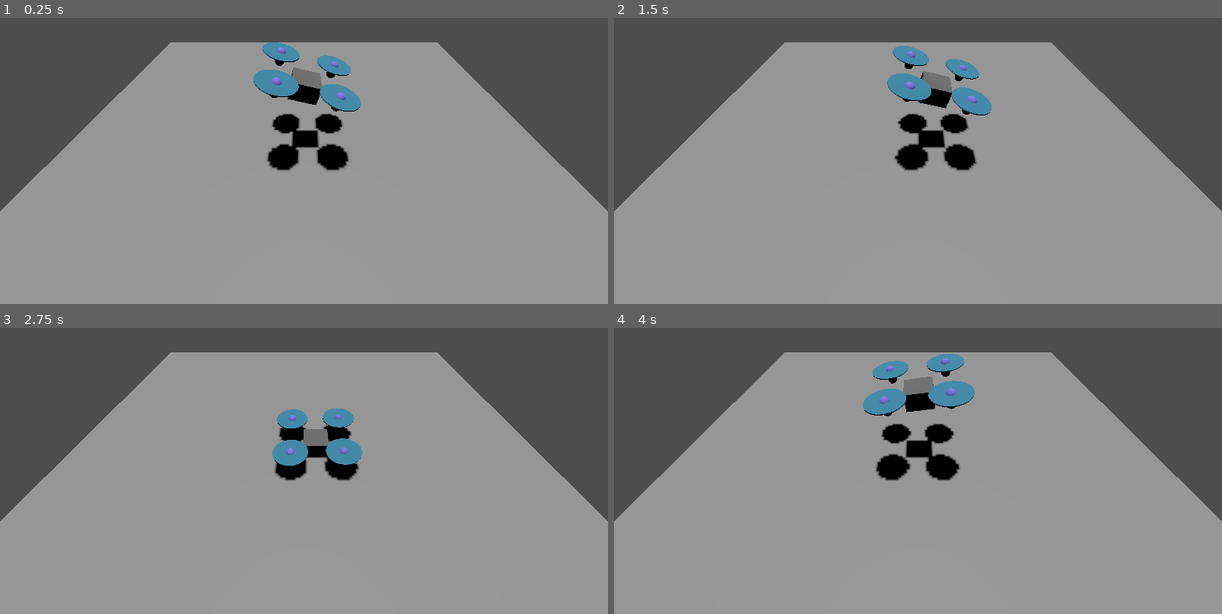
Above: before the commit, frames 1-4 (two rows, left to right).
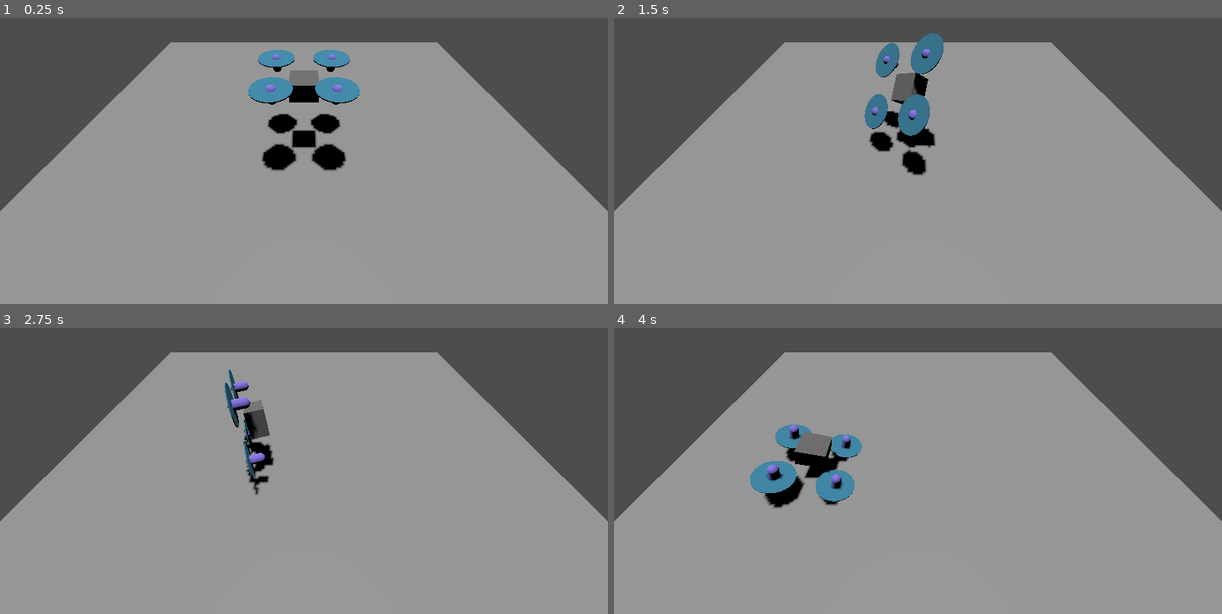
Above: after the commit, the same moments.

Repository: niqzart/godot-tiltrotor
Game: Godot game, scene res://scenes/main/main.tscn
Same seed, same stepped clock (60 frames per second), same inputs: the game is played once before the commit and once after it.
Inputs:
- Up to frame 1 (0.25 s): no input
- Up to frame 2 (1.5 s): hold Keypad 4 (right_rotor_collective_backwards) 0.53-1.28 s; tap Space (enable_pid) at 0.6, 1.35 s; hold S (left_rotor_collective_down) from 1.28 s (still down)
- Up to frame 3 (2.75 s): release S (left_rotor_collective_down) at 2.03 s; hold Keypad 4 (right_rotor_collective_backwards) from 2.03 s (still down); tap Space (enable_pid) at 2.1 s
- Up to frame 4 (4 s): release Keypad 4 (right_rotor_collective_backwards) at 2.78 s; hold W (left_rotor_collective_up) 2.78-3.53 s; tap Space (enable_pid) at 2.85, 3.6 s; hold S (left_rotor_collective_down) from 3.53 s (still down)

The runs differ from the first frame. In frame 1, 2.4% of the frame differs, in the area x 40-60%, y 8-54%; in frame 2, 5.3%; in frame 3, 4.1%; in frame 4, 7.0%, in the area x 22-60%, y 9-64%.

Commit message:
feat: full quadcopter keyboard control

Diff:
--- a/project.godot
+++ b/project.godot
@@ -87,6 +87,54 @@
 "events": [Object(InputEventKey,"resource_local_to_scene":false,"resource_name":"","device":-1,"window_id":0,"alt_press …(196 unchanged characters)…
 ]
 }
+quadcopter_front_left_increase_power={
+"deadzone": 0.2,
+"events": [Object(InputEventKey,"resource_local_to_scene":false,"resource_name":"","device":-1,"window_id":0,"alt_pressed":false,"shift_pressed":false,"ctrl_pressed":false,"meta_pressed":false,"pressed":false,"keycode":0,"physical_keycode":81,"key_label":0,"unicode":113,"location":0,"echo":false,"script":null)
+, Object(InputEventKey,"resource_local_to_scene":false,"resource_name":"","device":-1,"window_id":0,"alt_pressed":false,"shift_pressed":false,"ctrl_pressed":false,"meta_pressed":false,"pressed":false,"keycode":0,"physical_keycode":32,"key_label":0,"unicode":32,"location":0,"echo":false,"script":null)
+]
+}
+quadcopter_front_left_decrease_power={
+"deadzone": 0.2,
+"events": [Object(InputEventKey,"resource_local_to_scene":false,"resource_name":"","device":-1,"window_id":0,"alt_pressed":false,"shift_pressed":false,"ctrl_pressed":false,"meta_pressed":false,"pressed":false,"keycode":0,"physical_keycode":65,"key_label":0,"unicode":97,"location":0,"echo":false,"script":null)
+, Object(InputEventKey,"resource_local_to_scene":false,"resource_name":"","device":-1,"window_id":0,"alt_pressed":false,"shift_pressed":false,"ctrl_pressed":false,"meta_pressed":false,"pressed":false,"keycode":0,"physical_keycode":4194326,"key_label":0,"unicode":0,"location":0,"echo":false,"script":null)
+]
+}
+quadcopter_front_right_increase_power={
+"deadzone": 0.2,
+"events": [Object(InputEventKey,"resource_local_to_scene":false,"resource_name":"","device":-1,"window_id":0,"alt_pressed":false,"shift_pressed":false,"ctrl_pressed":false,"meta_pressed":false,"pressed":false,"keycode":0,"physical_keycode":69,"key_label":0,"unicode":101,"location":0,"echo":false,"script":null)
+, Object(InputEventKey,"resource_local_to_scene":false,"resource_name":"","device":-1,"window_id":0,"alt_pressed":false,"shift_pressed":false,"ctrl_pressed":false,"meta_pressed":false,"pressed":false,"keycode":0,"physical_keycode":32,"key_label":0,"unicode":32,"location":0,"echo":false,"script":null)
+]
+}
+quadcopter_front_right_decrease_power={
+"deadzone": 0.2,
+"events": [Object(InputEventKey,"resource_local_to_scene":false,"resource_name":"","device":-1,"window_id":0,"alt_pressed":false,"shift_pressed":false,"ctrl_pressed":false,"meta_pressed":false,"pressed":false,"keycode":0,"physical_keycode":68,"key_label":0,"unicode":100,"location":0,"echo":false,"script":null)
+, Object(InputEventKey,"resource_local_to_scene":false,"resource_name":"","device":-1,"window_id":0,"alt_pressed":false,"shift_pressed":false,"ctrl_pressed":false,"meta_pressed":false,"pressed":false,"keycode":0,"physical_keycode":4194326,"key_label":0,"unicode":0,"location":0,"echo":false,"script":null)
+]
+}
+quadcopter_back_left_increase_power={
+"deadzone": 0.2,
+"events": [Object(InputEventKey,"resource_local_to_scene":false,"resource_name":"","device":-1,"window_id":0,"alt_pressed":false,"shift_pressed":false,"ctrl_pressed":false,"meta_pressed":false,"pressed":false,"keycode":0,"physical_keycode":4194445,"key_label":0,"unicode":55,"location":0,"echo":false,"script":null)
+, Object(InputEventKey,"resource_local_to_scene":false,"resource_name":"","device":-1,"window_id":0,"alt_pressed":false,"shift_pressed":false,"ctrl_pressed":false,"meta_pressed":false,"pressed":false,"keycode":0,"physical_keycode":32,"key_label":0,"unicode":32,"location":0,"echo":false,"script":null)
+]
+}
+quadcopter_back_left_decrease_power={
+"deadzone": 0.2,
+"events": [Object(InputEventKey,"resource_local_to_scene":false,"resource_name":"","device":-1,"window_id":0,"alt_pressed":false,"shift_pressed":false,"ctrl_pressed":false,"meta_pressed":false,"pressed":false,"keycode":0,"physical_keycode":4194442,"key_label":0,"unicode":52,"location":0,"echo":false,"script":null)
+, Object(InputEventKey,"resource_local_to_scene":false,"resource_name":"","device":-1,"window_id":0,"alt_pressed":false,"shift_pressed":false,"ctrl_pressed":false,"meta_pressed":false,"pressed":false,"keycode":0,"physical_keycode":4194326,"key_label":0,"unicode":0,"location":0,"echo":false,"script":null)
+]
+}
+quadcopter_back_right_increase_power={
+"deadzone": 0.2,
+"events": [Object(InputEventKey,"resource_local_to_scene":false,"resource_name":"","device":-1,"window_id":0,"alt_pressed":false,"shift_pressed":false,"ctrl_pressed":false,"meta_pressed":false,"pressed":false,"keycode":0,"physical_keycode":4194447,"key_label":0,"unicode":57,"location":0,"echo":false,"script":null)
+, Object(InputEventKey,"resource_local_to_scene":false,"resource_name":"","device":-1,"window_id":0,"alt_pressed":false,"shift_pressed":false,"ctrl_pressed":false,"meta_pressed":false,"pressed":false,"keycode":0,"physical_keycode":32,"key_label":0,"unicode":32,"location":0,"echo":false,"script":null)
+]
+}
+quadcopter_back_right_decrease_power={
+"deadzone": 0.2,
+"events": [Object(InputEventKey,"resource_local_to_scene":false,"resource_name":"","device":-1,"window_id":0,"alt_pressed":false,"shift_pressed":false,"ctrl_pressed":false,"meta_pressed":false,"pressed":false,"keycode":0,"physical_keycode":4194444,"key_label":0,"unicode":54,"location":0,"echo":false,"script":null)
+, Object(InputEventKey,"resource_local_to_scene":false,"resource_name":"","device":-1,"window_id":0,"alt_pressed":false,"shift_pressed":false,"ctrl_pressed":false,"meta_pressed":false,"pressed":false,"keycode":0,"physical_keycode":4194326,"key_label":0,"unicode":0,"location":0,"echo":false,"script":null)
+]
+}
 
 [physics]
 
--- a/scenes/aircraft/quadcopter/quadcopter.gd
+++ b/scenes/aircraft/quadcopter/quadcopter.gd
@@ -9,15 +9,49 @@
 ]
 
 
+class PropellerWithActions:
+    var propeller: Propeller
+    var increase_action_name: StringName
+    var decrease_action_name: StringName
+
+    func _init(
+        p_propeller: Propeller,
+        p_increase_action_name: StringName,
+        p_decrease_action_name: StringName,
+    ) -> void:
+        self.propeller = p_propeller
+        self.increase_action_name = p_increase_action_name
+        self.decrease_action_name = p_decrease_action_name
+
+
 func _physics_process(_delta: float) -> void:
     print(self.position, self.rotation)
 
-    if Input.is_action_pressed("left_rotor_collective_up"):
-        for propeller in self.propellers:
-            propeller.desired_power = 7.5
-    elif Input.is_action_pressed("left_rotor_collective_down"):
-        for propeller in self.propellers:
-            propeller.desired_power = -2.5
-    else:
-        for propeller in self.propellers:
-            propeller.desired_power = 2.5
+    for propeller_with_actions: PropellerWithActions in [
+        PropellerWithActions.new(
+            $PropellerFrontRight,
+            "quadcopter_front_right_increase_power",
+            "quadcopter_front_right_decrease_power",
+        ),
+        PropellerWithActions.new(
+            $PropellerFrontLeft,
+            "quadcopter_front_left_increase_power",
+            "quadcopter_front_left_decrease_power",
+        ),
+        PropellerWithActions.new(
+            $PropellerBackLeft,
+            "quadcopter_back_left_increase_power",
+            "quadcopter_back_left_decrease_power",
+        ),
+        PropellerWithActions.new(
+            $PropellerBackRight,
+            "quadcopter_back_right_increase_power",
+            "quadcopter_back_right_decrease_power",
+        ),
+    ]:
+        if Input.is_action_pressed(propeller_with_actions.increase_action_name):
+            propeller_with_actions.propeller.desired_power = 7.5
+        elif Input.is_action_pressed(propeller_with_actions.decrease_action_name):
+            propeller_with_actions.propeller.desired_power = -2.5
+        else:
+            propeller_with_actions.propeller.desired_power = 2.5
--- a/scenes/main/main.tscn
+++ b/scenes/main/main.tscn
@@ -19,4 +19,4 @@
 size = 12.458
 
 [node name="Quadcopter" parent="." instance=ExtResource("3_k2fmo")]
-transform = Transform3D(0.96592593, 0.25881907, 0, -0.25881907, 0.96592593, 0, 0, 0, 1, 0, 7, 0)
+transform = Transform3D(1, 0, 0, 0, 1, 0, 0, 0, 1, 0, 7, 0)
